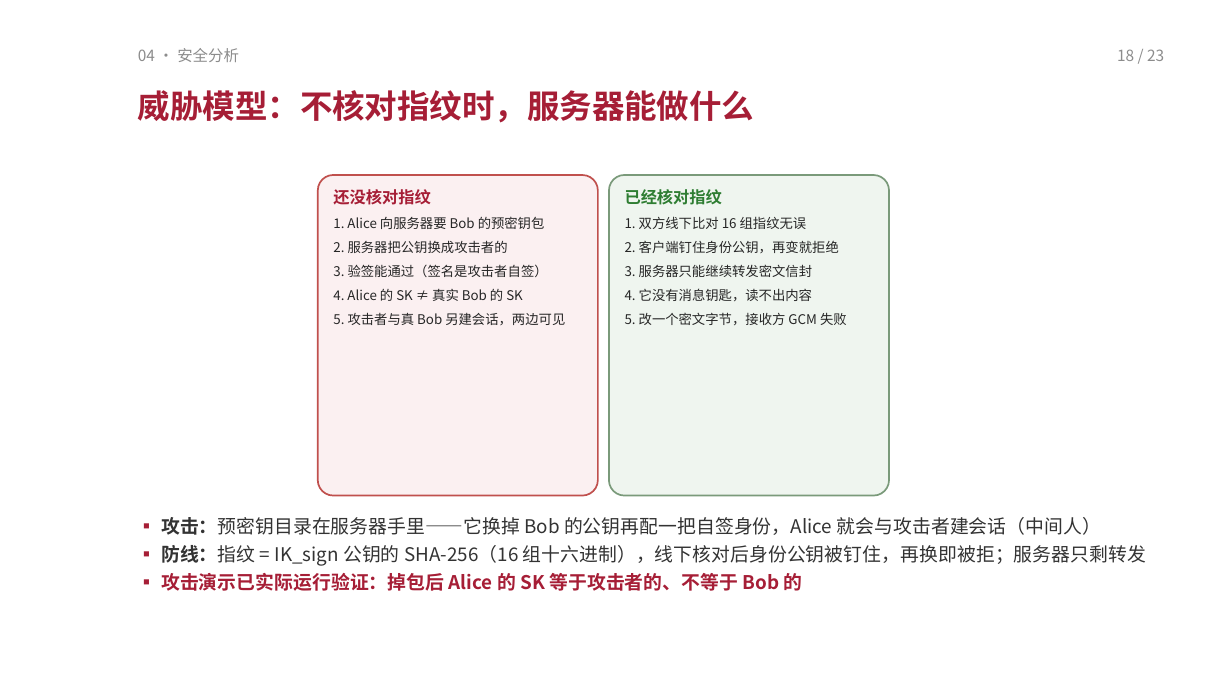
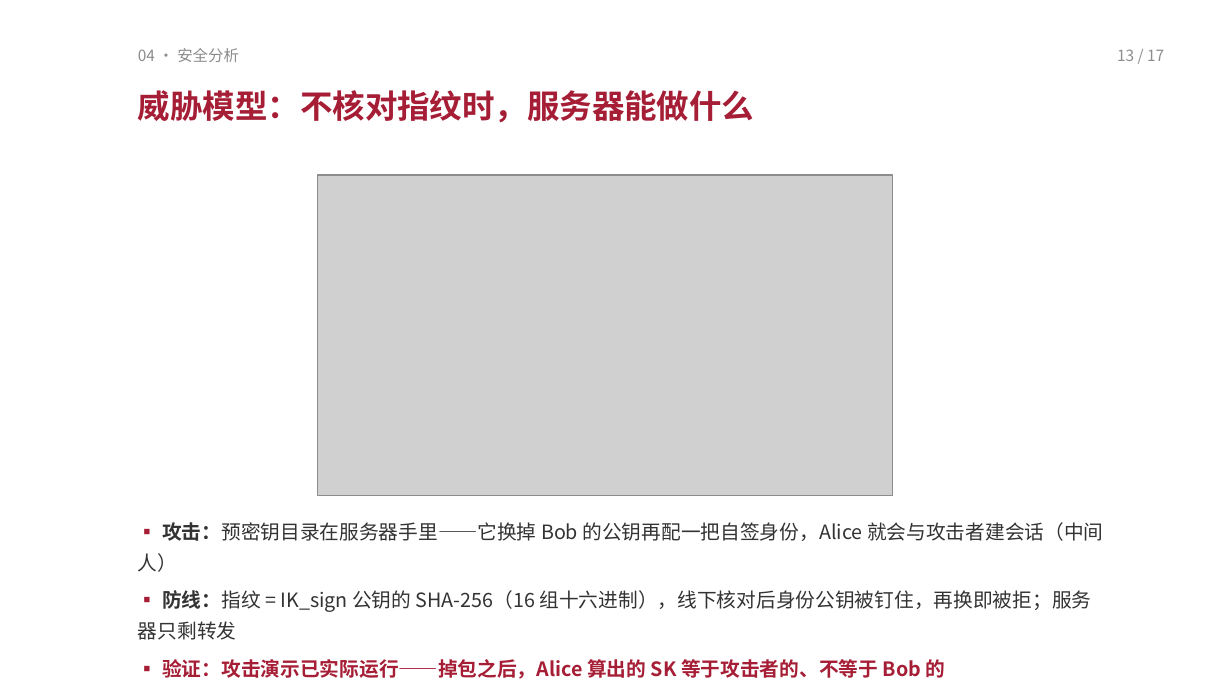
Before and after one commit to TomHaoZi/ECNUchat, a slide deck: slide 13 of 中期汇报/ECNUchat-中期汇报.pptx (slide 18 before the commit). Drawn at 1232x699 pixels with LibreOffice and Linux fonts; fonts in the diff are those of the drawing; grey boxes stand for pictures. Boxes give left, top, right and bottom in pixels: in the first picture for what was removed or moved away, otherwise in the second. Text is boxed around its words. In the diff, an @@ line names an element or a change of style, - is before the commit and + after.

Commit message:
最终版（Hao 上传的 17 页原版为底）：仅改封面与 THANKS 居中放大、清除全部穿帮语句（演示脚本名/现场演示/不假装解决，含备注）、修 4 页底部文字贴边；讲稿按 17 页重排配套

```diff
--- a/中期汇报/ECNUchat-中期汇报.pptx
+++ b/中期汇报/ECNUchat-中期汇报.pptx
@@ text at (1117,49,1164,61): text changed @@
-18 / 23
+13 / 17
@@ rounded rectangle removed at (318,175,598,495) @@
-还没核对指纹
-1. Alice 向服务器要 Bob 的预密钥包
-2. 服务器把公钥换成攻击者的
-3. 验签能通过（签名是攻击者自签）
-4. Alice 的 SK ≠ 真实 Bob 的 SK
-5. 攻击者与真 Bob 另建会话，两边可见
@@ picture added at (318,175,893,495) @@
@@ rounded rectangle removed at (609,175,888,495) @@
-已经核对指纹
-1. 双方线下比对 16 组指纹无误
-2. 客户端钉住身份公钥，再变就拒绝
-3. 服务器只能继续转发密文信封
-4. 它没有消息钥匙，读不出内容
-5. 改一个密文字节，接收方 GCM 失败
@@ text at (138,522,1103,640): size 11 to 11.5 pt in "▪ 攻击：预密钥目录在服务器手里——它换掉 Bob 的公钥再配一把自签身份，Alice 就会与攻击者建会话（中间人）", "▪ 防线：指纹 = IK_sign 公钥的 SHA-256（16 组十六进制），线下核对后身份公钥被钉住，再换即被拒；服 ..."; line spacing 1.08 to 1.3; more space between paragraphs @@
@@ text at (162,659,946,679): text changed; size 11 to 11.5 pt @@
-▪ 攻击演示已实际运行验证：掉包后 Alice 的 SK 等于攻击者的、不等于 Bob 的
+▪ 验证：攻击演示已实际运行——掉包之后，Alice 算出的 SK 等于攻击者的、不等于 Bob 的
```
Also in this commit, not shown: 14 other slides changed, 6 slides removed, 3 other files.
